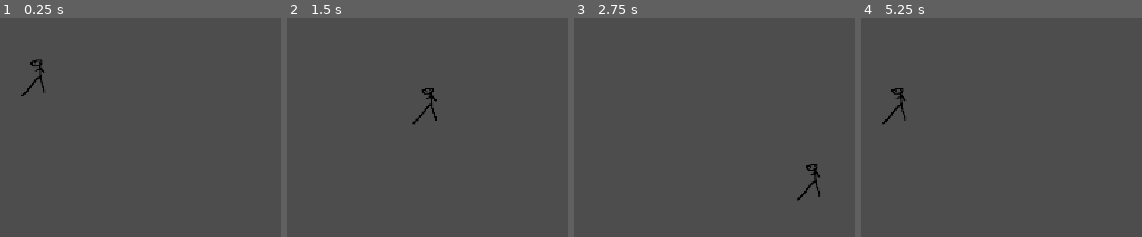
Above: before the commit, frames 1-4 (left to right).
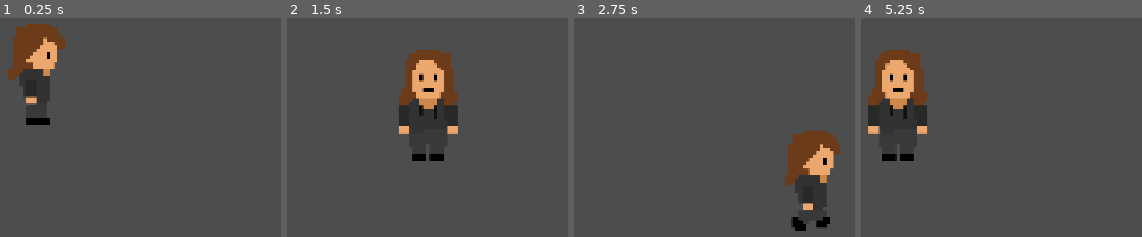
Above: after the commit, the same moments.

Repository: etper/pimpek-rpg-game
Game: Godot game, scene res://main.tscn
Two runs of this game, one before a commit and one after it. Both use one fixed random seed, a clock stepped at 60 frames per second and the inputs below.
Inputs:
- Up to frame 1 (0.25 s): no input
- Up to frame 2 (1.5 s): tap Enter at 0.5 s; hold D (move_right) 0.53-1.28 s; hold S (move_down) from 1.28 s (still down)
- Up to frame 3 (2.75 s): release S (move_down) at 2.03 s; hold D (move_right) from 2.03 s (still down)
- Up to frame 4 (5.25 s): release D (move_right) at 2.78 s; hold W (move_up) 2.78-3.53 s; hold A (move_left) 3.53-5.03 s; hold S (move_down) from 5.03 s (still down)

The runs differ from the first frame. In frame 1, 5.1% of the frame differs, in the area x 2-24%, y 2-49%; in frame 2, 7.1%, in the area x 39-61%, y 14-66%; in frame 3, 5.3%; in frame 4, 7.1%.

Commit message:
walking animation!!!

Diff:
--- /dev/null
+++ b/pimpek_frames.tres
@@ -0,0 +1,150 @@
+[gd_resource type="SpriteFrames" format=3 uid="uid://dpxvr6jaeing"]
+
+[ext_resource type="Texture2D" uid="uid://btp7j7ykksp5b" path="res://sprites/pimpekWalk.png" id="1_t8ojn"]
+
+[sub_resource type="AtlasTexture" id="AtlasTexture_t8ojn"]
+atlas = ExtResource("1_t8ojn")
+region = Rect2(0, 0, 192, 192)
+
+[sub_resource type="AtlasTexture" id="AtlasTexture_3mqsh"]
+atlas = ExtResource("1_t8ojn")
+region = Rect2(0, 0, 192, 192)
+
+[sub_resource type="AtlasTexture" id="AtlasTexture_bc5va"]
+atlas = ExtResource("1_t8ojn")
+region = Rect2(192, 0, 192, 192)
+
+[sub_resource type="AtlasTexture" id="AtlasTexture_7eu8k"]
+atlas = ExtResource("1_t8ojn")
+region = Rect2(384, 0, 192, 192)
+
+[sub_resource type="AtlasTexture" id="AtlasTexture_h6nkm"]
+atlas = ExtResource("1_t8ojn")
+region = Rect2(576, 0, 192, 192)
+
+[sub_resource type="AtlasTexture" id="AtlasTexture_q8l3l"]
+atlas = ExtResource("1_t8ojn")
+region = Rect2(0, 384, 192, 192)
+
+[sub_resource type="AtlasTexture" id="AtlasTexture_mlrx8"]
+atlas = ExtResource("1_t8ojn")
+region = Rect2(192, 384, 192, 192)
+
+[sub_resource type="AtlasTexture" id="AtlasTexture_l866l"]
+atlas = ExtResource("1_t8ojn")
+region = Rect2(384, 384, 192, 192)
+
+[sub_resource type="AtlasTexture" id="AtlasTexture_hbpr3"]
+atlas = ExtResource("1_t8ojn")
+region = Rect2(576, 384, 192, 192)
+
+[sub_resource type="AtlasTexture" id="AtlasTexture_jdqu4"]
+atlas = ExtResource("1_t8ojn")
+region = Rect2(0, 192, 192, 192)
+
+[sub_resource type="AtlasTexture" id="AtlasTexture_68ean"]
+atlas = ExtResource("1_t8ojn")
+region = Rect2(192, 192, 192, 192)
+
+[sub_resource type="AtlasTexture" id="AtlasTexture_4e8jw"]
+atlas = ExtResource("1_t8ojn")
+region = Rect2(384, 192, 192, 192)
+
+[sub_resource type="AtlasTexture" id="AtlasTexture_yxx68"]
+atlas = ExtResource("1_t8ojn")
+region = Rect2(576, 192, 192, 192)
+
+[sub_resource type="AtlasTexture" id="AtlasTexture_4gv8v"]
+atlas = ExtResource("1_t8ojn")
+region = Rect2(0, 576, 192, 192)
+
+[sub_resource type="AtlasTexture" id="AtlasTexture_pkxbp"]
+atlas = ExtResource("1_t8ojn")
+region = Rect2(192, 576, 192, 192)
+
+[sub_resource type="AtlasTexture" id="AtlasTexture_080gp"]
+atlas = ExtResource("1_t8ojn")
+region = Rect2(384, 576, 192, 192)
+
+[sub_resource type="AtlasTexture" id="AtlasTexture_4npnl"]
+atlas = ExtResource("1_t8ojn")
+region = Rect2(576, 576, 192, 192)
+
+[resource]
+animations = [{
+"frames": [{
+"duration": 1.0,
+"texture": SubResource("AtlasTexture_t8ojn")
+}],
+"loop": 1,
+"name": &"idle",
+"speed": 5.0
+}, {
+"frames": [{
+"duration": 1.0,
+"texture": SubResource("AtlasTexture_3mqsh")
+}, {
+"duration": 1.0,
+"texture": SubResource("AtlasTexture_bc5va")
+}, {
+"duration": 1.0,
+"texture": SubResource("AtlasTexture_7eu8k")
+}, {
+"duration": 1.0,
+"texture": SubResource("AtlasTexture_h6nkm")
+}],
+"loop": 1,
+"name": &"walk_down",
+"speed": 5.0
+}, {
+"frames": [{
+"duration": 1.0,
+"texture": SubResource("AtlasTexture_q8l3l")
+}, {
+"duration": 1.0,
+"texture": SubResource("AtlasTexture_mlrx8")
+}, {
+"duration": 1.0,
+"texture": SubResource("AtlasTexture_l866l")
+}, {
+"duration": 1.0,
+"texture": SubResource("AtlasTexture_hbpr3")
+}],
+"loop": 1,
+"name": &"walk_left",
+"speed": 5.0
+}, {
+"frames": [{
+"duration": 1.0,
+"texture": SubResource("AtlasTexture_jdqu4")
+}, {
+"duration": 1.0,
+"texture": SubResource("AtlasTexture_68ean")
+}, {
+"duration": 1.0,
+"texture": SubResource("AtlasTexture_4e8jw")
+}, {
+"duration": 1.0,
+"texture": SubResource("AtlasTexture_yxx68")
+}],
+"loop": 1,
+"name": &"walk_side",
+"speed": 5.0
+}, {
+"frames": [{
+"duration": 1.0,
+"texture": SubResource("AtlasTexture_4gv8v")
+}, {
+"duration": 1.0,
+"texture": SubResource("AtlasTexture_pkxbp")
+}, {
+"duration": 1.0,
+"texture": SubResource("AtlasTexture_080gp")
+}, {
+"duration": 1.0,
+"texture": SubResource("AtlasTexture_4npnl")
+}],
+"loop": 1,
+"name": &"walk_up",
+"speed": 5.0
+}]
--- a/player.gd
+++ b/player.gd
@@ -1,6 +1,8 @@
 extends CharacterBody2D
 
 @export var speed := 200.0
+
+@onready var anim = $AnimatedSprite2D
 
 func _physics_process(_delta):
 	var direction = Input.get_vector(
@@ -12,3 +14,18 @@
 
 	velocity = direction * speed
 	move_and_slide()
+
+	if direction == Vector2.ZERO:
+		if anim.animation.begins_with("walk"):
+			anim.play(anim.animation.replace("walk", "idle"))
+		return
+
+	if abs(direction.x) > abs(direction.y):
+		anim.flip_h = direction.x < 0
+		anim.play("walk_side")
+	elif direction.y > 0:
+		anim.flip_h = false
+		anim.play("walk_down")
+	else:
+		anim.flip_h = false
+		anim.play("walk_up")
--- a/player.tscn
+++ b/player.tscn
@@ -1,8 +1,9 @@
 [gd_scene format=3 uid="uid://d3e4optw0tb3"]
 
-[ext_resource type="Texture2D" uid="uid://c15nwfobh8g2g" path="res://sprites/player_placeholder.png" id="1_4flbx"]
+[ext_resource type="SpriteFrames" uid="uid://dpxvr6jaeing" path="res://pimpek_frames.tres" id="1_4flbx"]
 
 [node name="Player" type="CharacterBody2D" unique_id=679463758]
 
-[node name="Sprite2D" type="Sprite2D" parent="." unique_id=250252080]
-texture = ExtResource("1_4flbx")
+[node name="AnimatedSprite2D" type="AnimatedSprite2D" parent="." unique_id=776353048]
+sprite_frames = ExtResource("1_4flbx")
+animation = &"walk_side"
Binary file changed: sprites/pimpekWalk.png
Not shown, added: sprites/pimpekWalk.png.import
